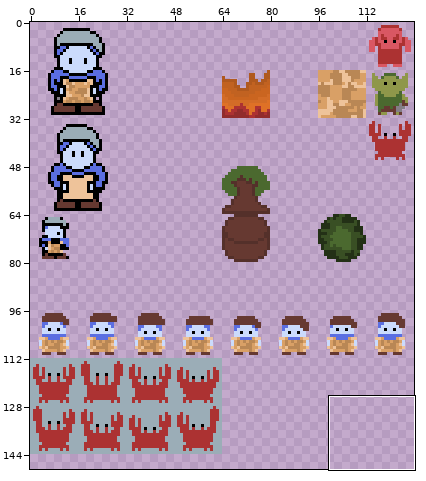
A pixel-art file gets an edit: development/Ideas.aseprite. The picture above shows the old version from afar; the outline marks the close-up.
Close-up. Old version:
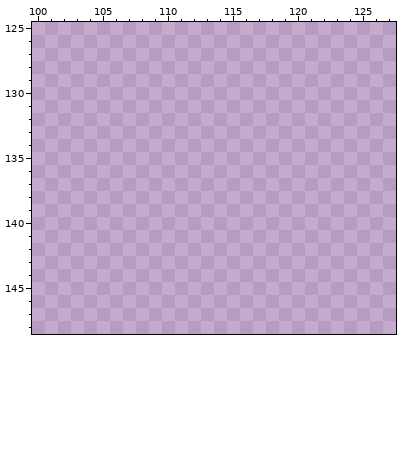
128x160 pixels, 1 frame. Shown: x 100..127, y 125..148. The wide view leaves out empty margins.
Palette (. is transparent): 
After:
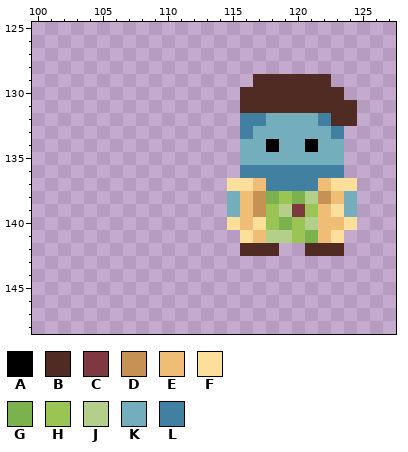
Colours new in this view: A #000000  B #4f2b24  C #7d3840  D #c59154  E #f0bd77  F #fbdf9b  G #7bb24e  H #9ac554  J #b4cf89  K #74adbb  L #4180a0
Changes in this commit:
y 129: x 117..122 ...... -> BBBBBB
y 130: x 116..123 ........ -> BBBBBBBB
y 131: x 116..124 ......... -> BBBBBBBBB
y 132: x 116..124 ......... -> LLKKKKLBB
y 133: x 116..123 ........ -> LKKKKKKL
y 134: x 116..123 ........ -> KKAKKAKK
y 135: x 116..123 ........ -> KKKKKKKK
y 136: x 116..123 ........ -> LLLLLLLL
y 137: x 115..124 .......... -> FFELLLLEFF
y 138: x 115..124 .......... -> KEDGHGJDEK
y 139: x 115..124 .......... -> KEDHJCHEFK
y 140: x 115..124 .......... -> FEFHGHJEEF
y 141: x 116..123 ........ -> FEJJHGEF
y 142: x 116..118 ... -> BBB; x 121..123 ... -> BBB
Pixel boxes of the changes (left, top, right, bottom) in both close-ups:
added: (227, 74, 357, 256)
